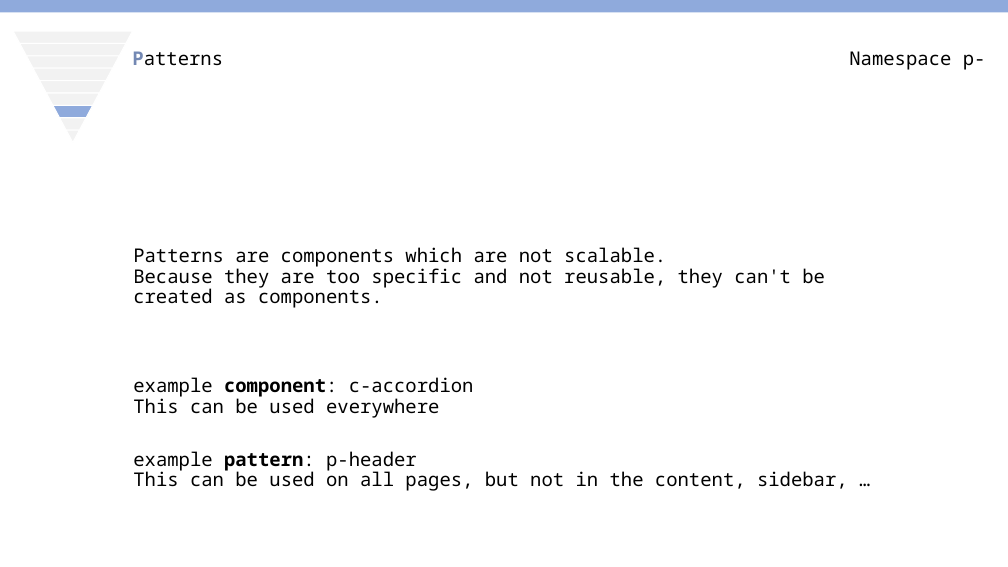
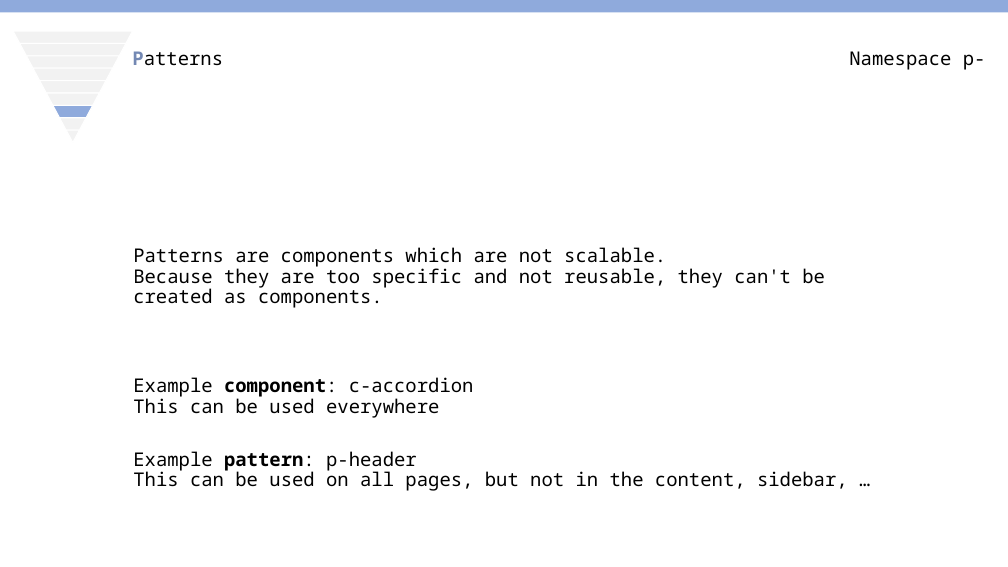
Before and after one commit to AxelPauwels/SEM-BIO, a slide deck: slide 43 of presentation/SEM&BIO.pptx (slide 44 before the commit). Drawn at 1008x567 pixels with LibreOffice and Linux fonts; fonts in the diff are those of the drawing. Boxes give left, top, right and bottom in pixels: in the first picture for what was removed or moved away, otherwise in the second. Text is boxed around its words. In the diff, an @@ line names an element or a change of style, - is before the commit and + after.

```diff
--- a/presentation/SEM&BIO.pptx
+++ b/presentation/SEM&BIO.pptx
@@ text at bbox=[133, 377, 848, 491]: text changed @@
-example component: c-accordion
-This can be used everywhere
-example pattern: p-header
-This can be used on all pages, but not in the content, sidebar, …
+Example component: c-accordion
+This can be used everywhere
+Example pattern: p-header
+This can be used on all pages, but not in the content, sidebar, …
```
Also in this commit, not shown: 1 other slide changed, 15 slides added, 1 slide removed.
